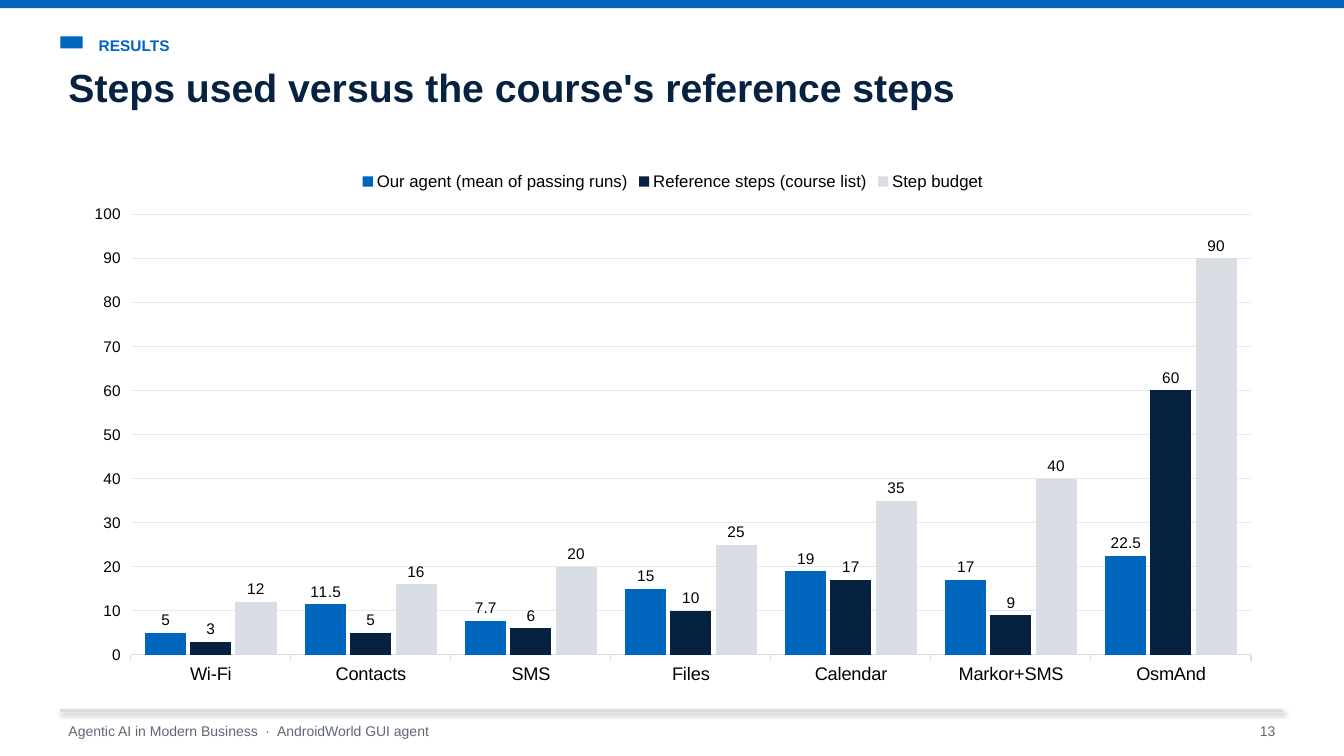
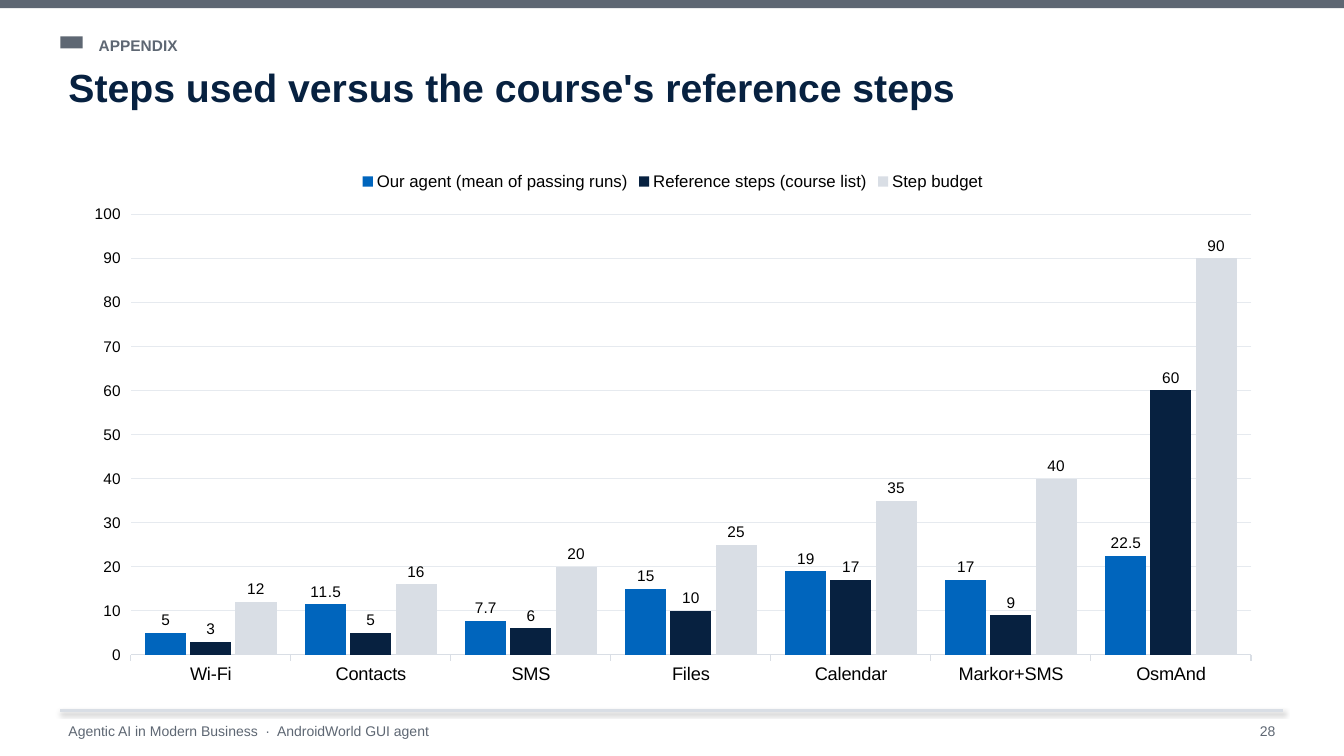
Before and after one commit to Chenschenschen/androidworld-gui-agent, a slide deck: slide 28 of presentation/AndroidWorld_GUI_Agent_Presentation.pptx (slide 13 before the commit). Drawn at 1344x756 pixels with LibreOffice and Linux fonts; fonts in the diff are those of the drawing. Boxes give left, top, right and bottom in pixels: in the first picture for what was removed or moved away, otherwise in the second. Text is boxed around its words. In the diff, an @@ line names an element or a change of style, - is before the commit and + after.

```diff
--- a/presentation/AndroidWorld_GUI_Agent_Presentation.pptx
+++ b/presentation/AndroidWorld_GUI_Agent_Presentation.pptx
@@ rectangle at [0, 0, 1344, 8]: fill #0065BD to #5E6773 @@
@@ rectangle at [60, 36, 83, 48]: fill #0065BD to #5E6773 @@
@@ text at [99, 40, 178, 51]: text changed; text colour #0065BD to #5E6773 @@
-RESULTS
+APPENDIX
@@ text at [1260, 726, 1276, 736]: text changed @@
-13
+28
```
Also in this commit, not shown: 5 other slides changed, 3 slides added, 11 other files.
